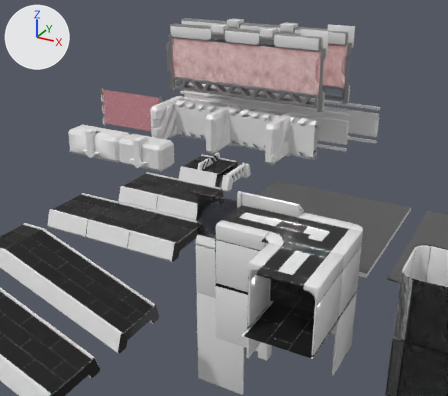
Two versions of the FBX model ChromaShift/Assets/Prefabs/Prefabs.fbx, one commit apart.
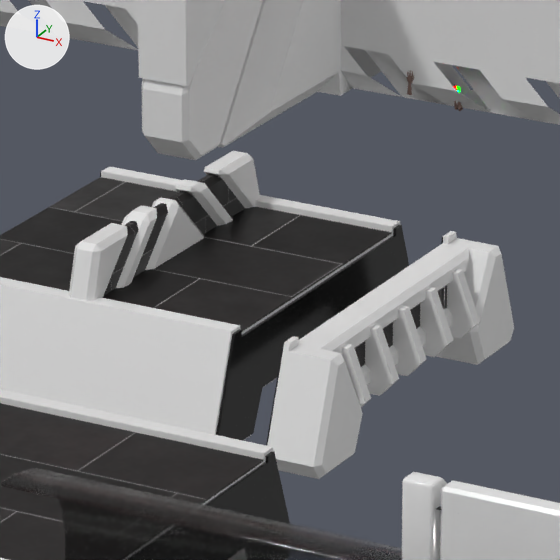
Each version appears first from a camera (50 mm lens) standing at (42.3, -82.6, 31.5) and looking at (1.9, -9.0, -5.2), and next in a close-up on the part from 42% to 57% of the width and 34% to 51% of the height. Lighting does not change. The marker at upper left points along +X, +Y and +Z. The older version's two pictures come first. Where no turn or scale is listed for an object, it has been applied to the vertices.

The first close-up shows 'HallwayExteriorPanelRoof', 'HallwayWallGlass6x6', 'HallwayWallGlassFrame6x6', 'PlatformEnd_LOD0', 'Platform_12x6_LOD0', 'Platform_6x6_LOD0', 'RoadBump_LOD0', 'RunnableWallLedge_LOD0.001', 'RunnableWall_24m_LOD0' and 1 more.
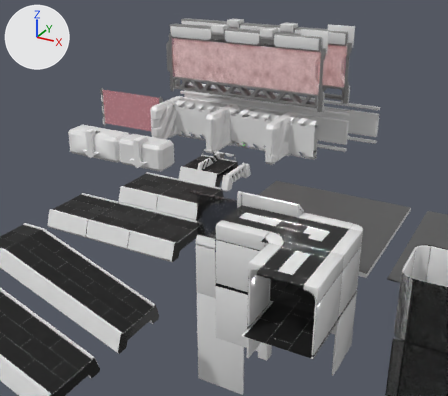
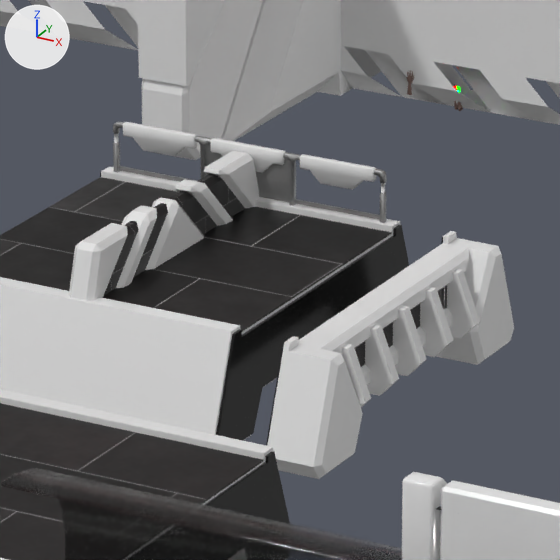
The change in detail:
Mesh me_cube_010 is new.
It has 264 vertices, 257 faces and spans x -2.74..2.74, y -0.07..0.07, z 0.01..1.06.
Faces by material slot: [150, 8, 99].
It uses material mat_plasticwhite (white #e7e7e7).
It uses material mat_emit (white #e7e7e7).
It uses material mat_steel.
Object 'Railing' (ob_railing) is new; it shows me_cube_010.
Its location is (0.0, -7.17, 0.0).

What differs and where, as boxes (x1, y1, x2, y2) in the close-ups (560 x 560 px):
'Railing', added
    after: (113, 122, 387, 223)
    faces in mat_plasticwhite (white #e7e7e7): (123, 122, 376, 190)
    faces in mat_steel: (113, 122, 387, 223)
